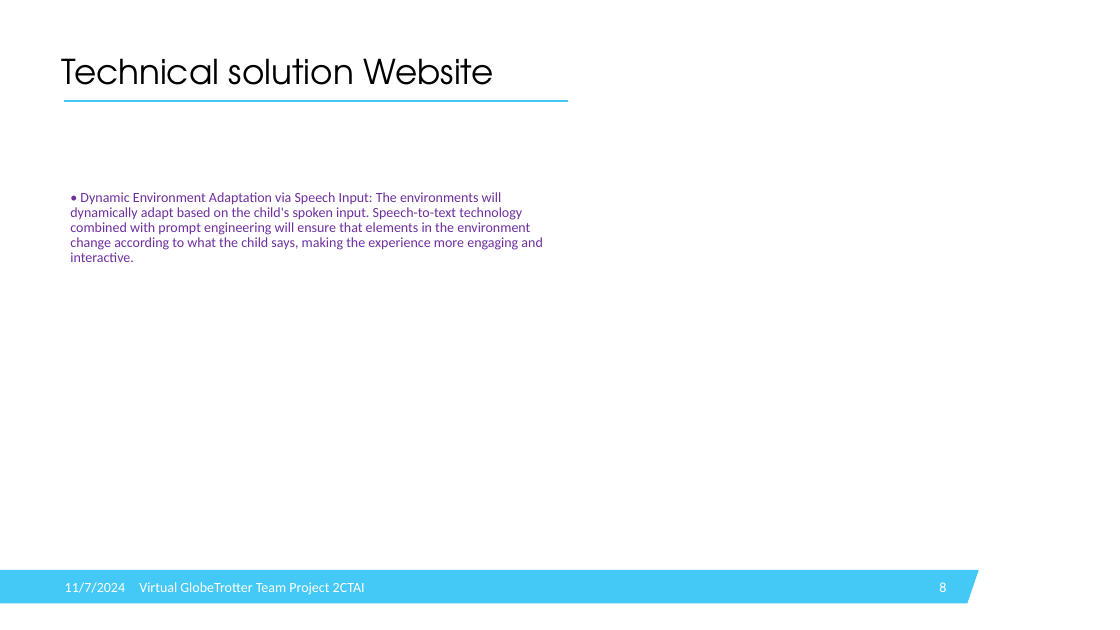
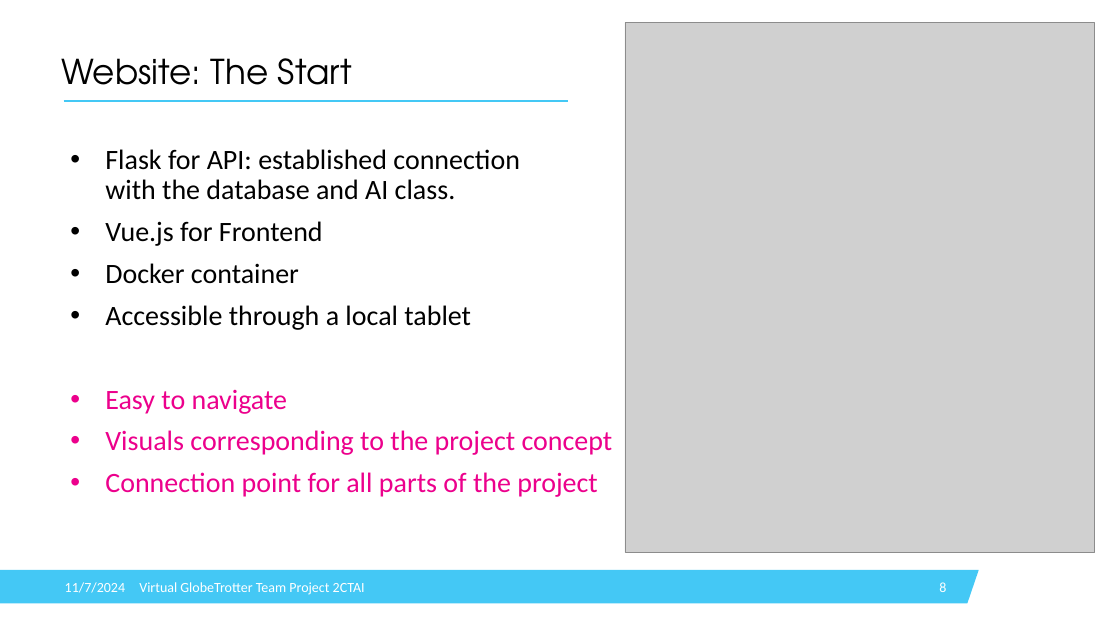
Before and after one commit to IsabelleDesle/VirtualGlobeTrotter, a slide deck: slide 8 of Presentation/PresentationVGT.pptx. Drawn at 1120x630 pixels with LibreOffice and Linux fonts; fonts in the diff are those of the drawing; grey boxes stand for pictures; background and template pictures are left out. Boxes give left, top, right and bottom in pixels: in the first picture for what was removed or moved away, otherwise in the second. Text is boxed around its words. In the diff, an @@ line names an element or a change of style, - is before the commit and + after.

```diff
--- a/Presentation/PresentationVGT.pptx
+++ b/Presentation/PresentationVGT.pptx
@@ picture added at (x1=625, y1=22, x2=1094, y2=552) @@
@@ title at (x1=61, y1=58, x2=353, y2=101): text changed @@
-Technical solution Website
+Website: The Start
@@ text at (x1=105, y1=149, x2=613, y2=497): text changed; size 18 to 36 pt; text colour #6F2F9F to #000000 @@
-• Dynamic Environment Adaptation via Speech Input: The environments will dynamically adapt based on the child's spoken input. Speech-to-text technology combined with prompt engineering will ensure that elements in the environment change according to what the child says, making the experience more engaging and interactive.
+• Flask for API: established connection
+  with the database and AI class.
+• Vue.js for Frontend
+• Docker container
+• Accessible through a local tablet
+• Easy to navigate
+• Visuals corresponding to the project concept
+• Connection point for all parts of the project
```
Also in this commit, not shown: 11 other slides changed, 3 slides added, 2 slides removed, 6 other files.
